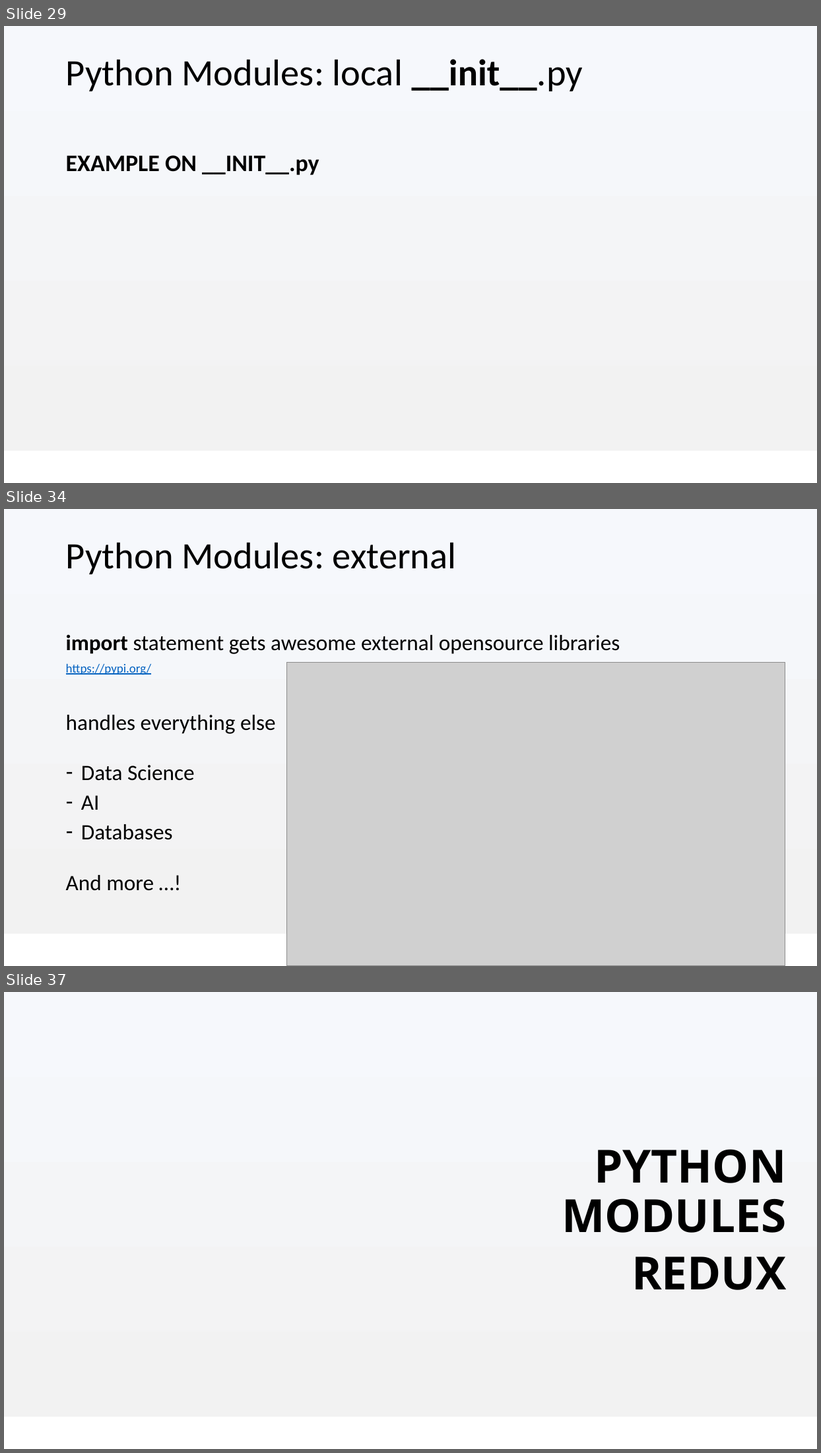
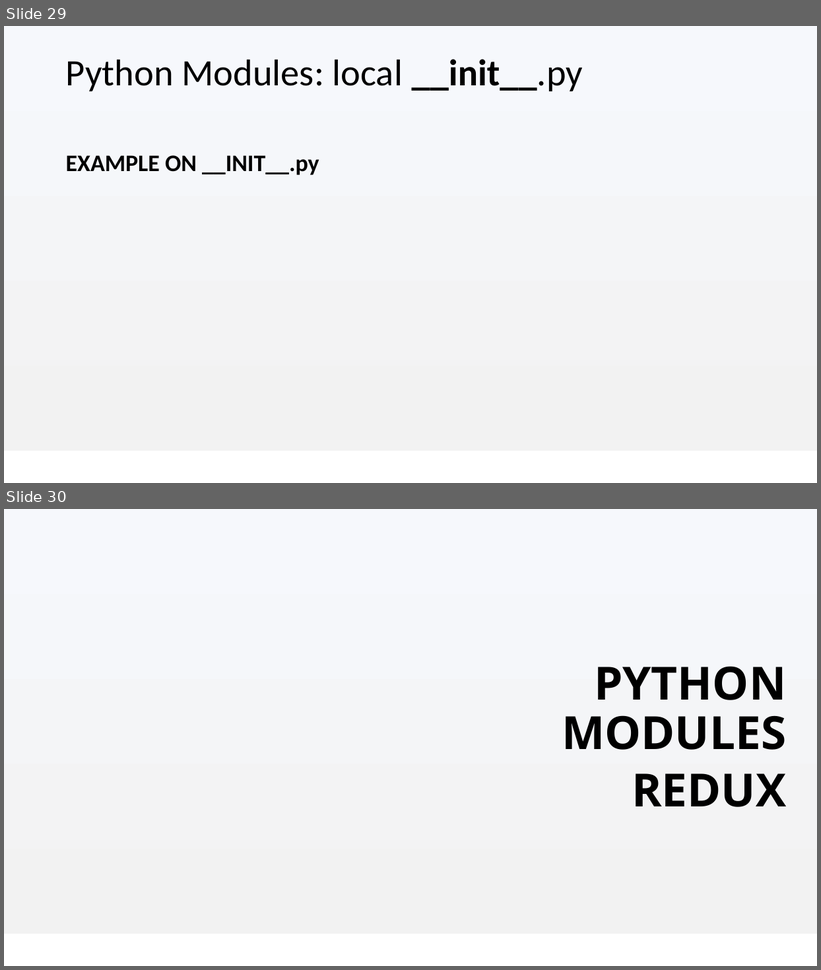
Before and after one commit to Anthony-Mckale/talks-presentations, a slide deck: academy/02-programming/03-Python-Programming-beyond-basics.pptx. Shown one above the other, each under a label of ours: slides 29, 34 and 37 before the commit, slides 29 and 30 after it; the slides between them are not shown. The pictures are 821x1453 and 821x970 pixels, drawn with LibreOffice and Linux fonts; fonts in the diff are those of the drawing; grey boxes stand for pictures; background and template pictures are left out. Boxes give left, top, right and bottom in pixels: in the first picture for what was removed or moved away, otherwise in the second. Text is boxed around its words. In the diff, an @@ line names an element or a change of style, - is before the commit and + after.

```diff
--- a/academy/02-programming/03-Python-Programming-beyond-basics.pptx
+++ b/academy/02-programming/03-Python-Programming-beyond-basics.pptx
@@ slide 34 removed at (x1=4, y1=509, x2=817, y2=966), background #FFFFFF; not listed: 1 template element that a slide beside it also shows @@
@@ title removed at (x1=66, y1=542, x2=457, y2=574) @@
-Python Modules: external
@@ text removed at (x1=66, y1=634, x2=620, y2=891) @@
-import statement gets awesome external opensource libraries
-https://pypi.org/
-handles everything else
-– Data Science
-– AI
-– Databases
-And more …!
@@ picture removed at (x1=287, y1=662, x2=785, y2=966) @@
@@ what was slide 37 is now slide 30 @@
```
Also in this commit, not shown: 2 slides changed, 6 other slides removed, 24 other files.
